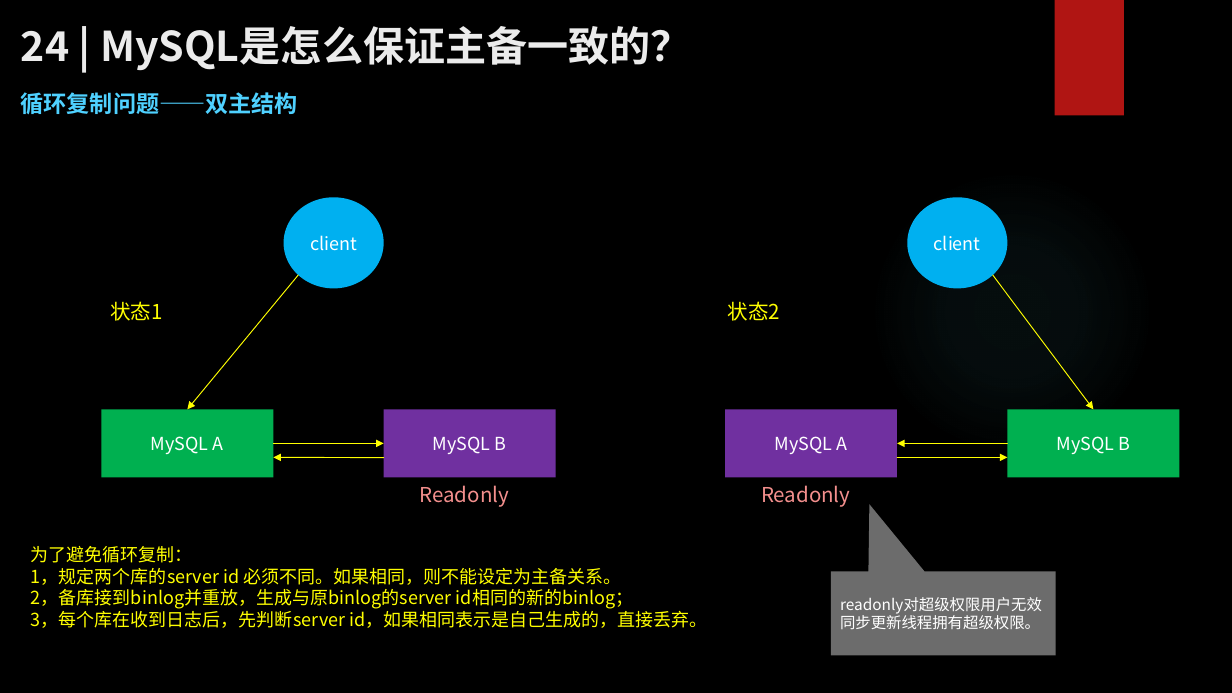
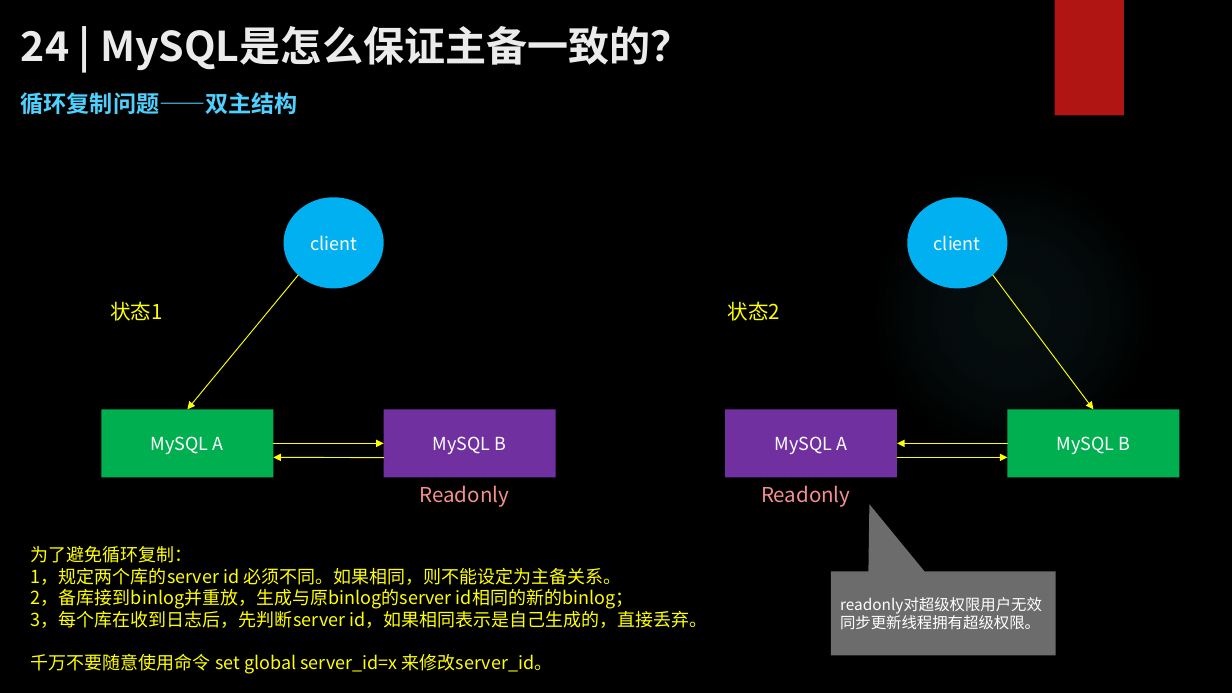
Before and after one commit to zhangkekf/reading-notes, a slide deck: slide 8 of MySQL实战/24MySQL是怎么保证主备一致的？.pptx. Drawn at 1232x693 pixels with LibreOffice and Linux fonts; fonts in the diff are those of the drawing; background and template pictures are left out. Boxes give left, top, right and bottom in pixels: in the first picture for what was removed or moved away, otherwise in the second. Text is boxed around its words. In the diff, an @@ line names an element or a change of style, - is before the commit and + after.

```diff
--- a/MySQL实战/24MySQL是怎么保证主备一致的？.pptx
+++ b/MySQL实战/24MySQL是怎么保证主备一致的？.pptx
@@ text at (31,654,552,674): paragraph added @@
+千万不要随意使用命令 set global server_id=x 来修改server_id。
```
Also in this commit, not shown: 1 other slide changed, 2 other files.
